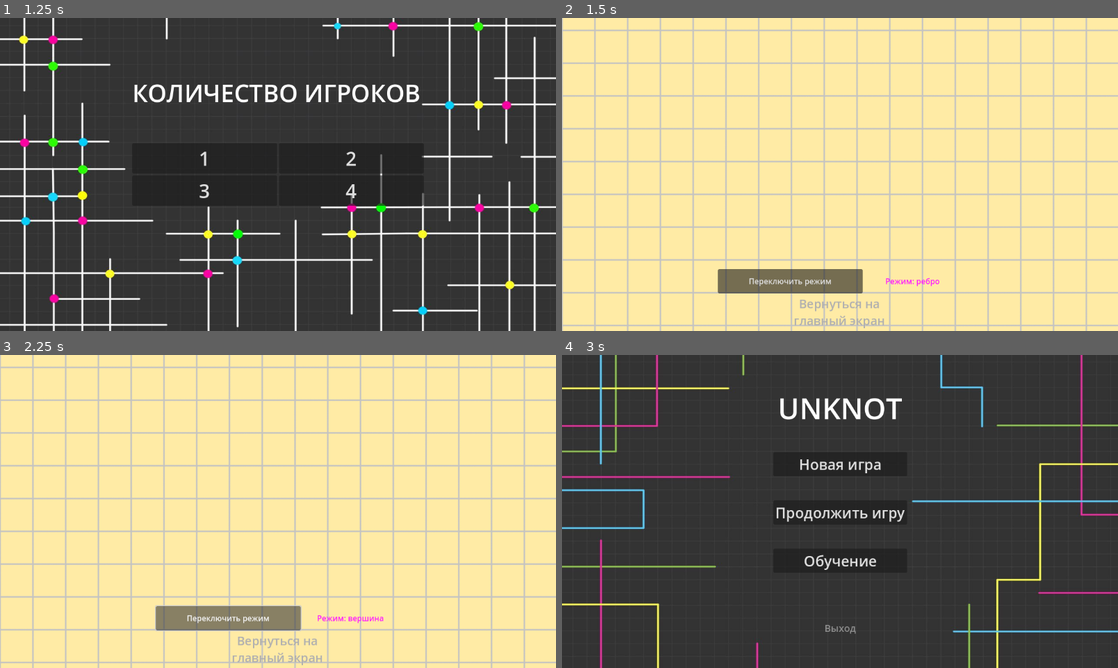
Above: before the commit, frames 1-4 (two rows, left to right).
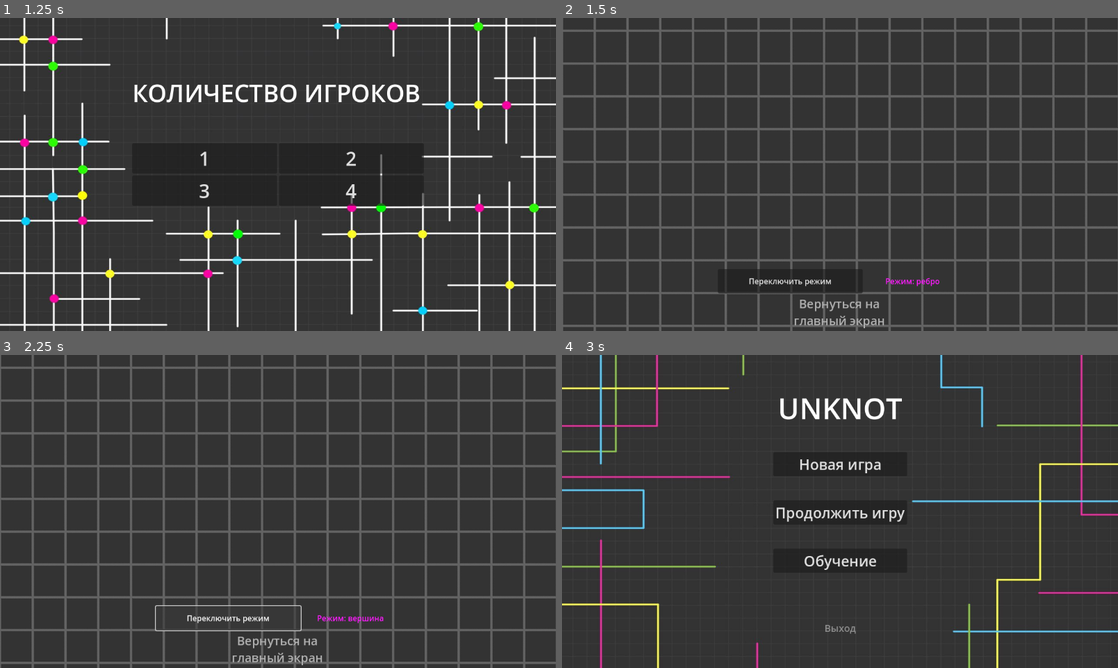
Above: after the commit, the same moments.

Repository: Rwarazor/UnknotGame
Game: Godot game, scene res://Scenes/menu.tscn
Same seed, same stepped clock (60 frames per second), same inputs: the game is played once before the commit and once after it.
Inputs:
- Up to frame 1 (1.25 s): click "Новая игра" at 0.5 s
- Up to frame 2 (1.5 s): click "1" at 1.25 s
- Up to frame 3 (2.25 s): click "Переключить режим" at 2 s
- Up to frame 4 (3 s): click "Вернуться на главный экран" at 2.75 s

Frame 1 is identical in both runs. In frame 2, 100% of the frame differs, in the area x 0-100%, y 0-100%; in frame 3, 100%; in frame 4, nothing differs.
Error in both runs: Invalid call. Nonexistent function 'reset' in base 'Node'. (res://Scripts/game.gd:47)

Commit message:
Tiles improved

Diff:
--- a/project/Scenes/game.tscn
+++ b/project/Scenes/game.tscn
@@ -1,8 +1,9 @@
-[gd_scene load_steps=40 format=3 uid="uid://cbdggtmlpwk7n"]
+[gd_scene load_steps=41 format=3 uid="uid://cbdggtmlpwk7n"]
 
 [ext_resource type="Script" path="res://Scripts/game.gd" id="1_7wbfd"]
 [ext_resource type="Script" path="res://Scripts/zoom.gd" id="2_4a8fq"]
 [ext_resource type="Texture2D" uid="uid://bqyq78b55hdwp" path="res://assets/tiles/edgeTileBackground.png" id="2_i73xq"]
+[ext_resource type="Texture2D" uid="uid://bk155nwdel3xh" path="res://assets/tiles/gameBackground.png" id="3_1dlq8"]
 [ext_resource type="Texture2D" uid="uid://18h4l4w1kyks" path="res://assets/tiles/tileBackground.png" id="3_1fxtn"]
 [ext_resource type="Texture2D" uid="uid://ccq2xnd4mh8i2" path="res://assets/tiles/edgeTileBackgroundAlt.png" id="3_wfksh"]
 [ext_resource type="Script" path="res://Scripts/edgesTileMap.gd" id="4_y7ov5"]
@@ -174,6 +175,15 @@
 text = "Вернуться на
 главный экран"
 
+[node name="TextureRect" type="TextureRect" parent="."]
+anchors_preset = 15
+anchor_right = 1.0
+anchor_bottom = 1.0
+grow_horizontal = 2
+grow_vertical = 2
+texture = ExtResource("3_1dlq8")
+expand_mode = 1
+
 [node name="EdgeTileMap" type="TileMap" parent="."]
 position = Vector2(679, -1400)
 rotation = 0.785398
Not shown: 1 places in project/Scenes/rules.tscn that only renumber resources
Binary file changed: project/assets/tiles/edgeTileBackground.png
Binary file changed: project/assets/tiles/edgeTileBackgroundAlt.png
Binary file changed: project/assets/tiles/edgeTileColor.png
Binary file changed: project/assets/tiles/edgeTileColorAlt.png
Binary file added: project/assets/tiles/gameBackground.png
Not shown, added: project/assets/tiles/gameBackground.png.import
Binary file changed: project/assets/tiles/tileBackground.png
